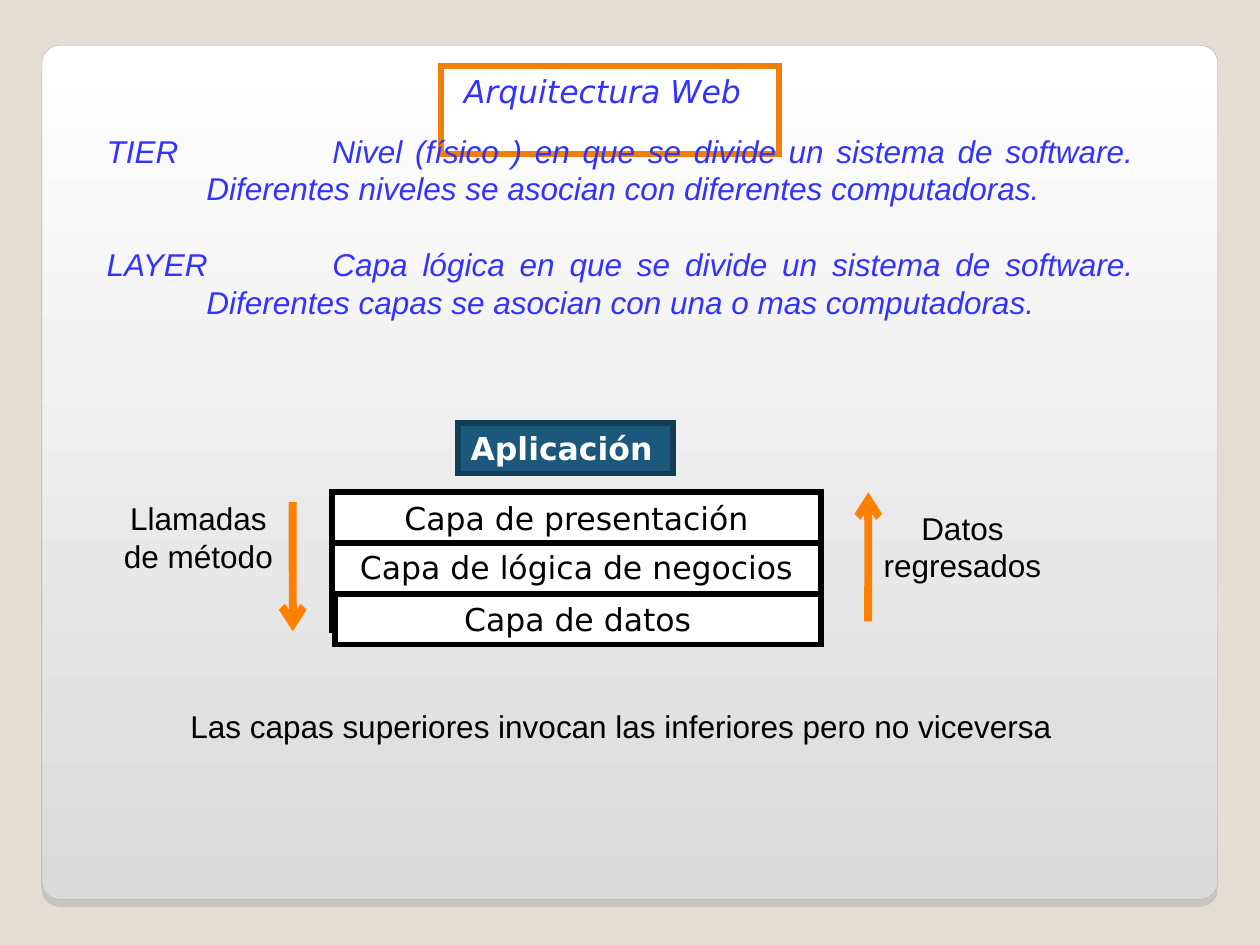
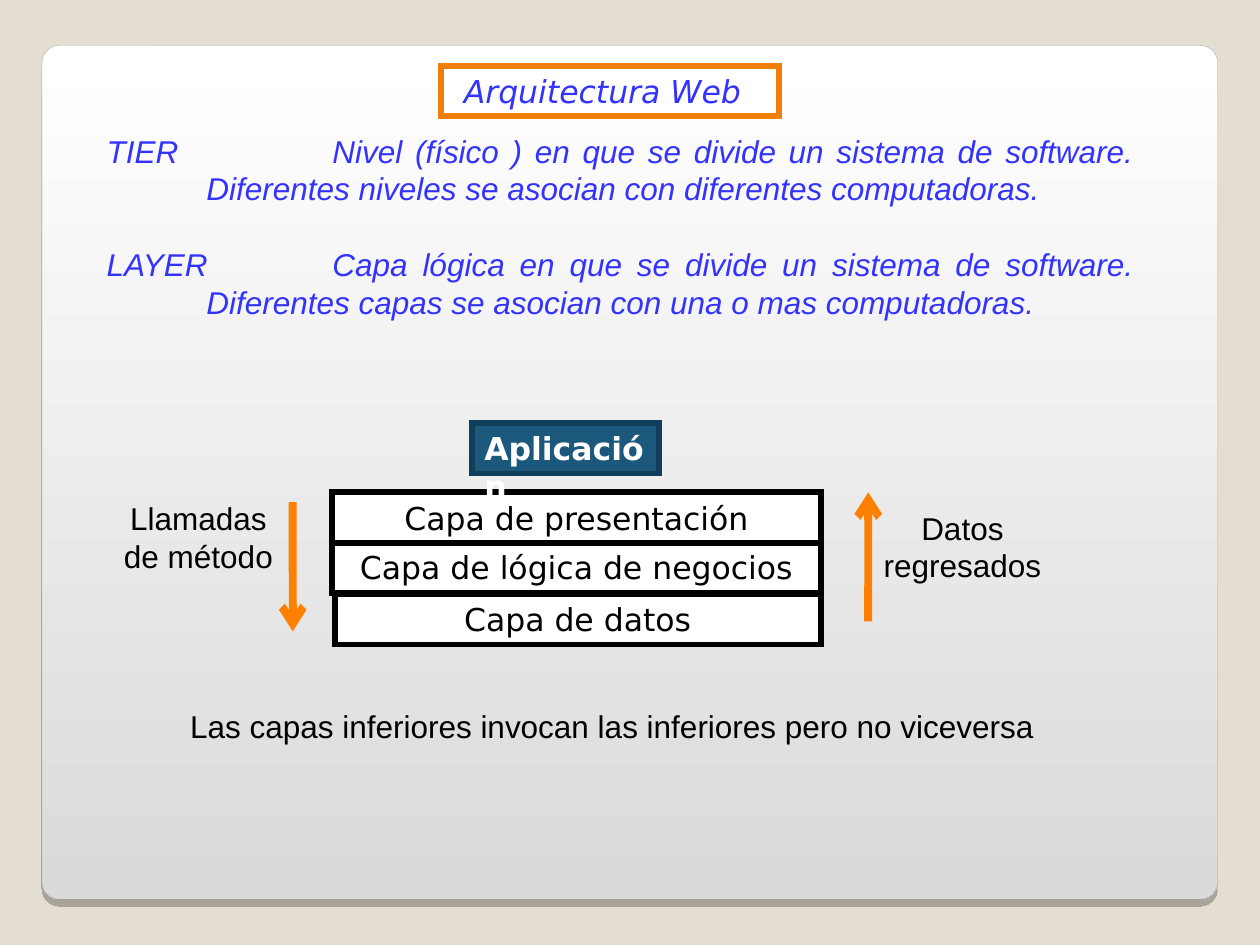
Before and after one commit to fhca/ProgWeb, a slide deck: slide 11 of PRESENTA/Tema 1 WEB Introduccion.ppt (slide 13 before the commit). Drawn at 1260x945 pixels with LibreOffice and Linux fonts; fonts in the diff are those of the drawing; background and template pictures are left out. Boxes give left, top, right and bottom in pixels: in the first picture for what was removed or moved away, otherwise in the second. Text is boxed around its words. In the diff, an @@ line names an element or a change of style, - is before the commit and + after.

```diff
--- a/PRESENTA/Tema 1 WEB Introduccion.ppt
+++ b/PRESENTA/Tema 1 WEB Introduccion.ppt
@@ rounded rectangle at (x1=42, y1=45, x2=1217, y2=900): shadow changed @@
@@ rectangle "Arquitectura Web" resized from (x1=441, y1=66, x2=779, y2=154) to (x1=441, y1=66, x2=779, y2=116) @@
@@ rectangle "Aplicación" resized from (x1=459, y1=423, x2=673, y2=474) to (x1=472, y1=423, x2=659, y2=474) @@
@@ rectangle "Capa de lógica de negocios" resized from (x1=333, y1=542, x2=822, y2=630) to (x1=333, y1=542, x2=822, y2=592) @@
@@ text at (x1=190, y1=715, x2=1033, y2=744): text changed @@
-Las capas superiores invocan las inferiores pero no viceversa
+Las capas inferiores invocan las inferiores pero no viceversa
```
Also in this commit, not shown: 14 other slides changed, 2 slides removed, 9 other files.
